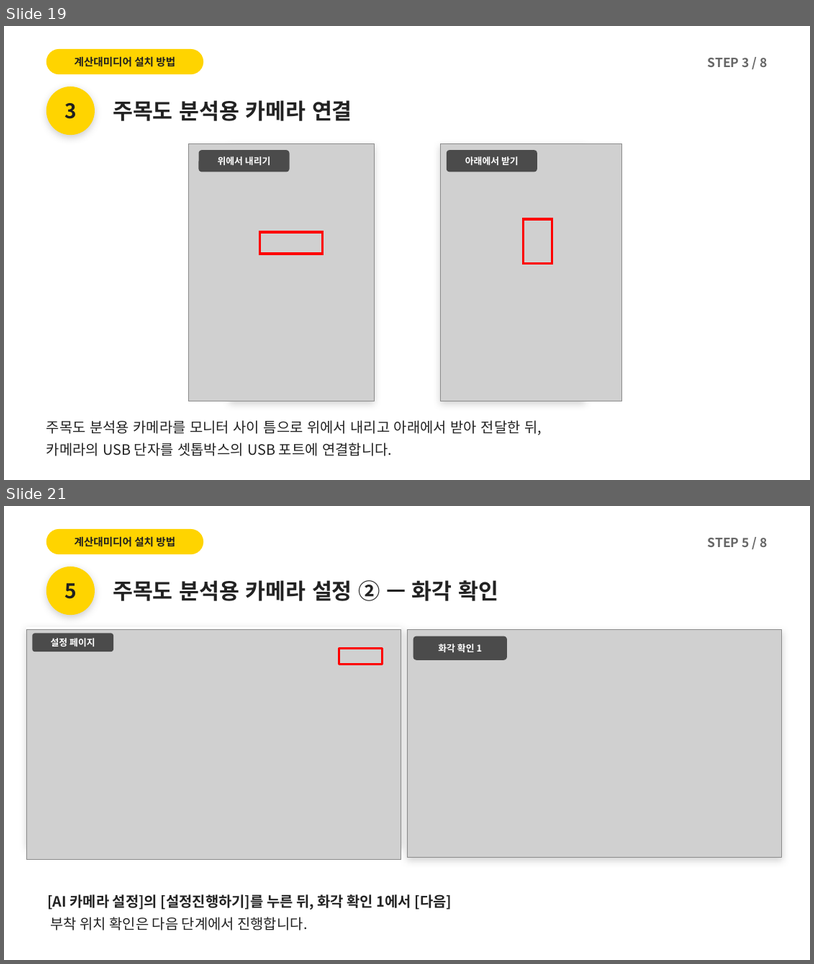
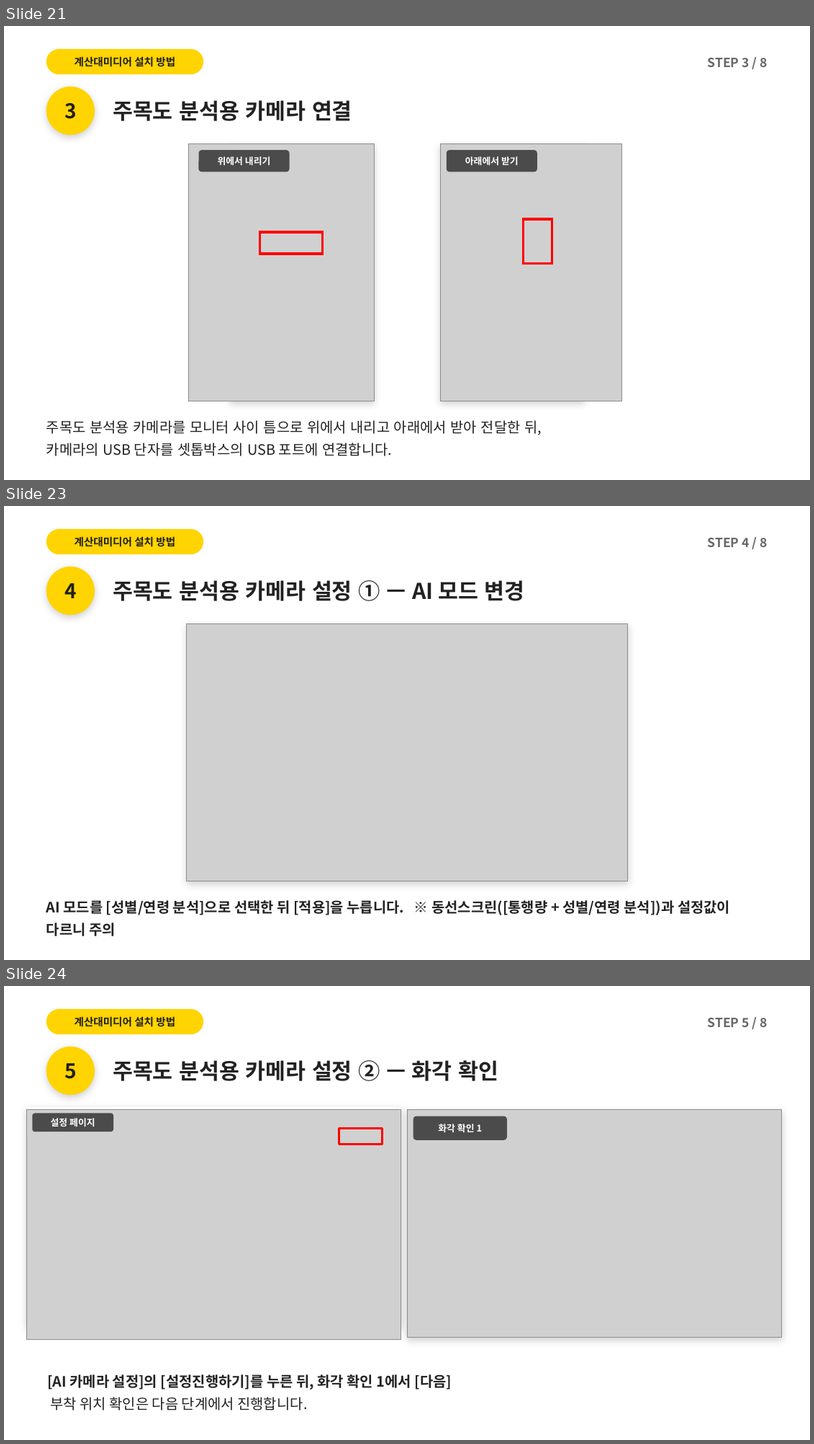
Before and after one commit to alsdn2947/ars, a slide deck: 이마트_AI카메라_설치매뉴얼.pptx. Shown one above the other, each under a label of ours: slides 19 and 21 before the commit, slides 21, 23 and 24 after it; the slides between them are not shown. The pictures are 814x964 and 814x1444 pixels, drawn with LibreOffice and Linux fonts; fonts in the diff are those of the drawing; grey boxes stand for pictures. Boxes give left, top, right and bottom in pixels: in the first picture for what was removed or moved away, otherwise in the second. Text is boxed around its words. In the diff, an @@ line names an element or a change of style, - is before the commit and + after.

```diff
--- a/이마트_AI카메라_설치매뉴얼.pptx
+++ b/이마트_AI카메라_설치매뉴얼.pptx
@@ slide 23 added at [4,506,810,960], background #FFFFFF @@
@@ rounded rectangle added at [46,529,203,554], fill #FFD400 @@
@@ text added at [75,536,175,547], 12.5 pt, text #1F1F1F, bold @@
+계산대미디어 설치 방법
@@ text added at [708,538,767,547], 15 pt, text #666666, bold @@
+STEP 4 / 8
@@ ellipse added at [46,566,95,615], fill #FFD400 @@
@@ text added at [64,583,77,598], 24 pt, text #1F1F1F, bold @@
+4
@@ text added at [113,580,525,601], 26 pt, text #222222, bold @@
+주목도 분석용 카메라 설정 ① — AI 모드 변경
@@ rectangle added at [187,624,628,881], fill #FFFFFF @@
@@ picture added at [187,624,628,881] @@
@@ text added at [46,900,730,936], 17 pt, text #222222, bold @@
+AI 모드를 [성별/연령 분석]으로 선택한 뒤 [적용]을 누릅니다. ※ 동선스크린([통행량 + 성별/연령 분석])과 설정값이 다르니 주의
@@ what was slide 19 is now slide 21 @@
@@ what was slide 21 is now slide 24 @@
```
Also in this commit, not shown: 2 slides changed, 3 other slides added, 1 other file.
